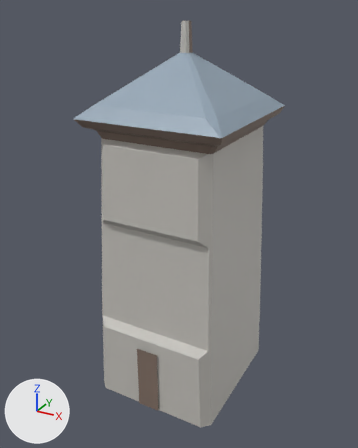
The glTF model docs/univers/archipeo/batiments/modeles/6e-batiment-tour-de-tick/loin.glb, before and after one commit.
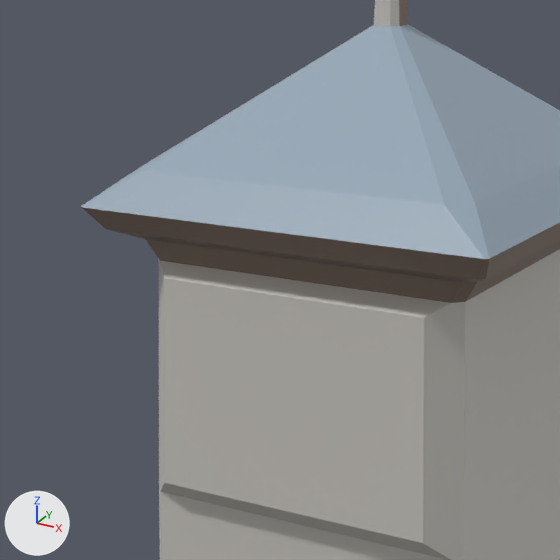
Each version appears first whole from a camera (50 mm lens) standing at (0.565, -1.044, 0.985) and looking at (-0.007, -0.004, 0.465), and next in a close-up on the part from 12% to 69% of the width and 10% to 55% of the height. The axes (+X, +Y, +Z) are drawn at lower left. The lights are the same throughout. The older version's two pictures come first. Vertices at exactly the same position are counted once.

Script lines for the objects in view, before the commit:
```python
me_loin = bpy.data.meshes.new('loin')
me_loin.from_pydata(...)  # 108 vertices, 200 faces; spans x -0.178..0.187, y -0.188..0.204, z 0.0..0.956
me_loin.materials.append(mat_defaultmaterial)
ob_loin = bpy.data.objects.new('loin', me_loin)
ob_loin.location = (0.0, 0.0, 0.0)
```
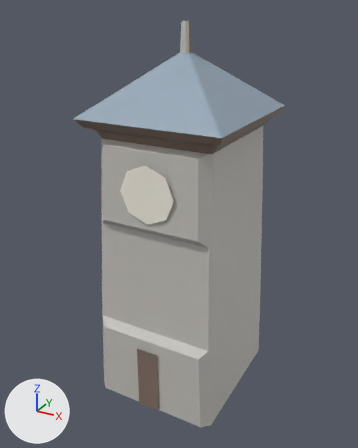
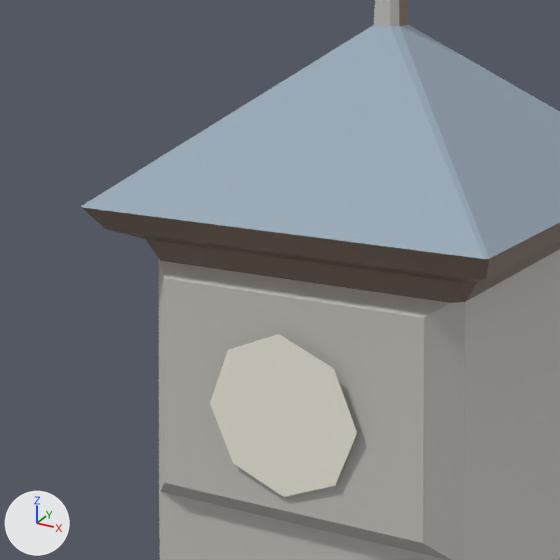
The edits, one by one:
me_loin is used by ob_loin; location (0.0, 0.0, 0.0).
Verts and faces of me_loin; kept vertices keep their numbers, new ones are numbered from 108.
me_loin had 108 vertices, 200 faces and spanned x -0.178..0.187, y -0.188..0.204, z 0.0..0.956.
me_loin now has 108 vertices, 190 faces and spans x -0.178..0.187, y -0.188..0.204, z 0.0..0.956.
Part 1, on me_loin:
8 vertices are removed from x -0.143..0.156, y -0.161..0.166, z 0.784.
32 faces are deleted.
16 new faces join them.
Part 2, on me_loin:
New vertex 108 is at (0.074, -0.173, 0.6), pixel (357, 432).
New vertex 109 is at (0.053, -0.173, 0.65), pixel (333, 368).
New vertex 110 is at (0.003, -0.173, 0.671), pixel (279, 333).
New vertex 111 is at (-0.046, -0.173, 0.65), pixel (227, 349).
New vertex 112 is at (-0.067, -0.173, 0.6), pixel (209, 403).
New vertex 113 is at (-0.046, -0.173, 0.551), pixel (232, 463).
New vertex 114 is at (0.003, -0.173, 0.53), pixel (283, 497).
New vertex 115 is at (0.053, -0.173, 0.551), pixel (335, 485).
New faces: (111, 113, 115), (108, 109, 115), (109, 110, 111), (111, 112, 113), (113, 114, 115), (109, 111, 115).

Location of each change, [x1, y1, x2, y2] in pixels of the close-ups (560 x 560 px):
part 1 of me_loin, cut back: [81, 25, 560, 259] in both
part 2 of me_loin, added: after [210, 334, 357, 497]
